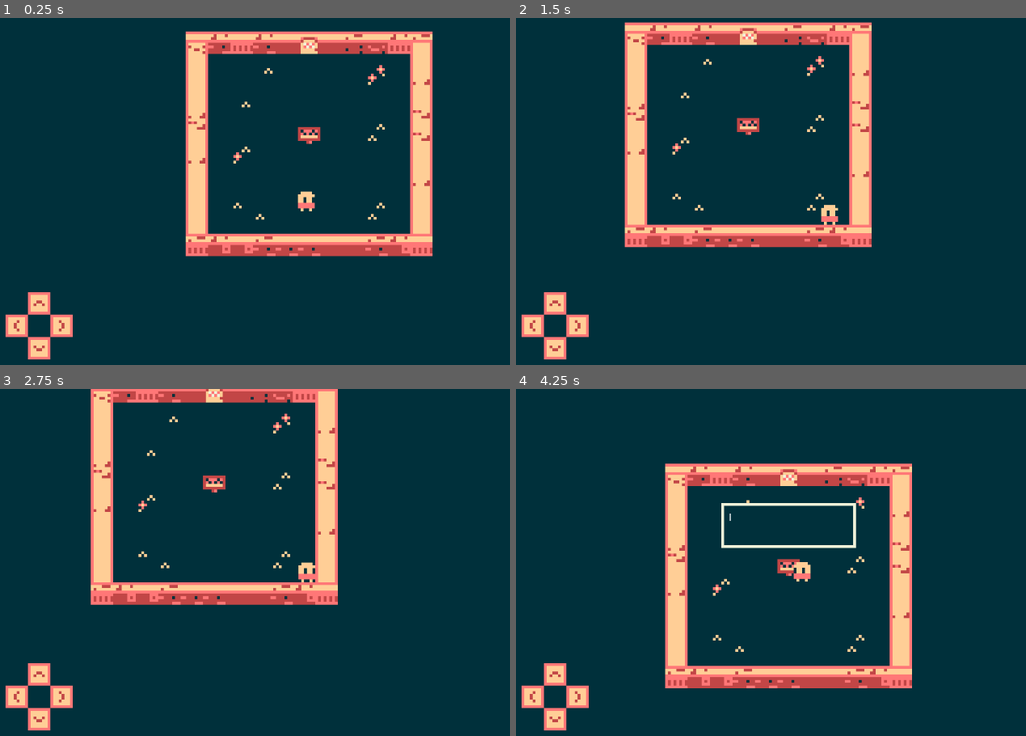
Above: before the commit, frames 1-4 (two rows, left to right).
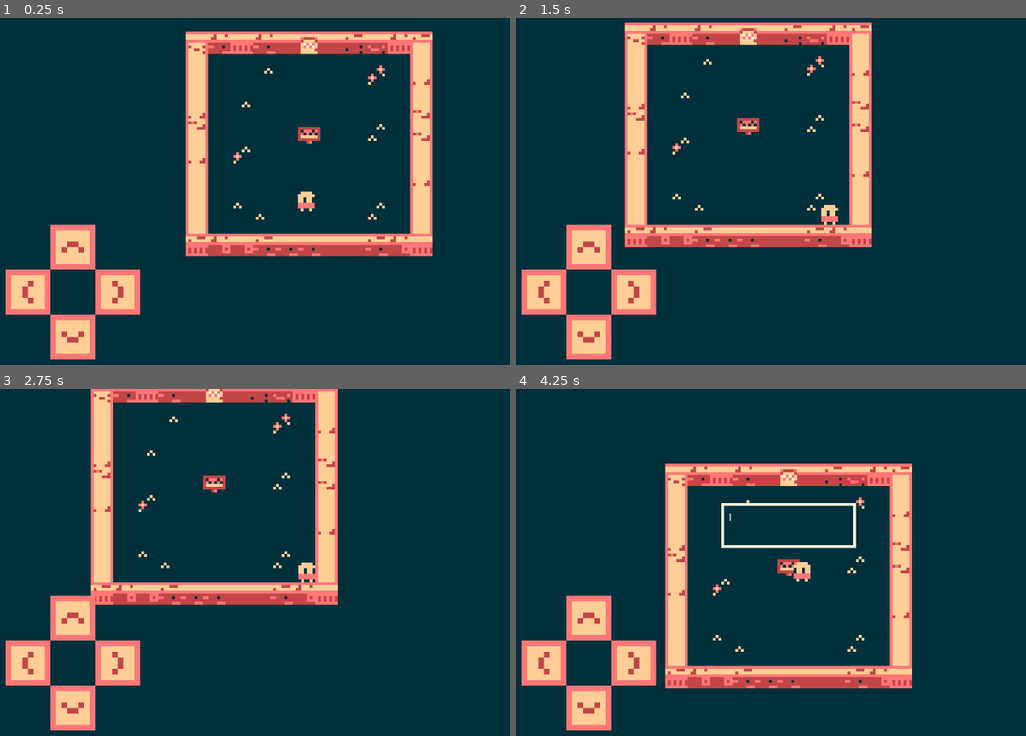
Above: after the commit, the same moments.

Repository: gitviini/diaboolean
Game: Godot game, scene res://src/world.tscn
Same seed, same stepped clock (60 frames per second), same inputs: the game is played once before the commit and once after it.
Inputs:
- Up to frame 1 (0.25 s): no input
- Up to frame 2 (1.5 s): tap Enter at 0.5 s; hold Right (ui_right) 0.53-1.28 s; hold Down (ui_down) from 1.28 s (still down)
- Up to frame 3 (2.75 s): release Down (ui_down) at 2.03 s; hold Right (ui_right) from 2.03 s (still down)
- Up to frame 4 (4.25 s): release Right (ui_right) at 2.78 s; hold Up (ui_up) 2.78-3.53 s; hold Left (ui_left) from 3.53 s (still down)

The runs differ from the first frame. In frame 1, 4.9% of the frame differs, in the area x 1-28%, y 59-99%; in frame 2, 4.9%; in frame 3, 4.9%; in frame 4, 4.9%.

Commit message:
fix: upload changes in scale move arrow buttons

Diff:
--- a/src/hud/hud.tscn
+++ b/src/hud/hud.tscn
@@ -1,18 +1,33 @@
-[gd_scene load_steps=3 format=3 uid="uid://drvuc2nfwseyr"]
+[gd_scene load_steps=7 format=3 uid="uid://drvuc2nfwseyr"]
 
 [ext_resource type="Texture2D" uid="uid://cu72trkbe3rv7" path="res://assets/buttons/arrow.png" id="1_3phq6"]
 [ext_resource type="Texture2D" uid="uid://b84qr8bymct5g" path="res://assets/buttons/arrow_press.png" id="2_ony6l"]
+
+[sub_resource type="RectangleShape2D" id="RectangleShape2D_3phq6"]
+size = Vector2(8, 24)
+
+[sub_resource type="RectangleShape2D" id="RectangleShape2D_ony6l"]
+size = Vector2(8, 24)
+
+[sub_resource type="RectangleShape2D" id="RectangleShape2D_8ej7y"]
+size = Vector2(8, 24)
+
+[sub_resource type="RectangleShape2D" id="RectangleShape2D_cs14m"]
+size = Vector2(8, 24)
 
 [node name="HUD" type="CanvasLayer"]
 
 [node name="mobile_buttons" type="Control" parent="."]
 layout_mode = 3
-anchor_top = 0.9382716
-anchor_right = 0.034722224
+anchors_preset = 2
+anchor_top = 1.0
 anchor_bottom = 1.0
 offset_left = 40.0
-offset_bottom = -80.0
+offset_top = -120.0
+offset_right = 40.0
+offset_bottom = -120.0
 grow_vertical = 0
+scale = Vector2(2, 2)
 size_flags_horizontal = 0
 size_flags_vertical = 8
 metadata/_edit_use_anchors_ = true
@@ -22,6 +37,8 @@
 scale = Vector2(5, 5)
 texture_normal = ExtResource("1_3phq6")
 texture_pressed = ExtResource("2_ony6l")
+shape = SubResource("RectangleShape2D_3phq6")
+passby_press = true
 action = "ui_left"
 visibility_mode = 1
 
@@ -31,6 +48,8 @@
 scale = Vector2(5, 5)
 texture_normal = ExtResource("1_3phq6")
 texture_pressed = ExtResource("2_ony6l")
+shape = SubResource("RectangleShape2D_ony6l")
+passby_press = true
 action = "ui_right"
 visibility_mode = 1
 
@@ -40,6 +59,8 @@
 scale = Vector2(5, 5)
 texture_normal = ExtResource("1_3phq6")
 texture_pressed = ExtResource("2_ony6l")
+shape = SubResource("RectangleShape2D_8ej7y")
+passby_press = true
 action = "ui_down"
 visibility_mode = 1
 
@@ -49,5 +70,7 @@
 scale = Vector2(5, 5)
 texture_normal = ExtResource("1_3phq6")
 texture_pressed = ExtResource("2_ony6l")
+shape = SubResource("RectangleShape2D_cs14m")
+passby_press = true
 action = "ui_up"
 visibility_mode = 1
